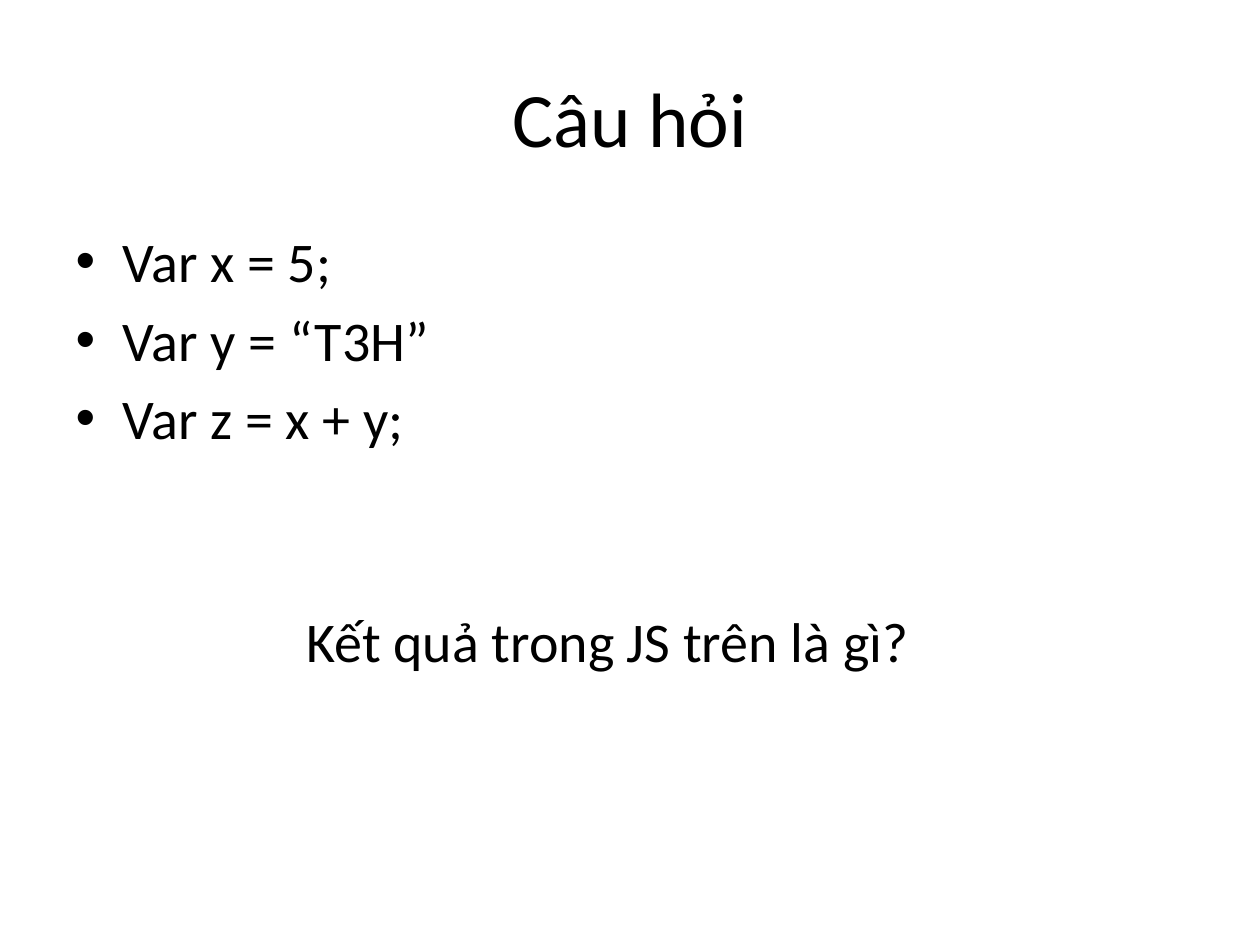
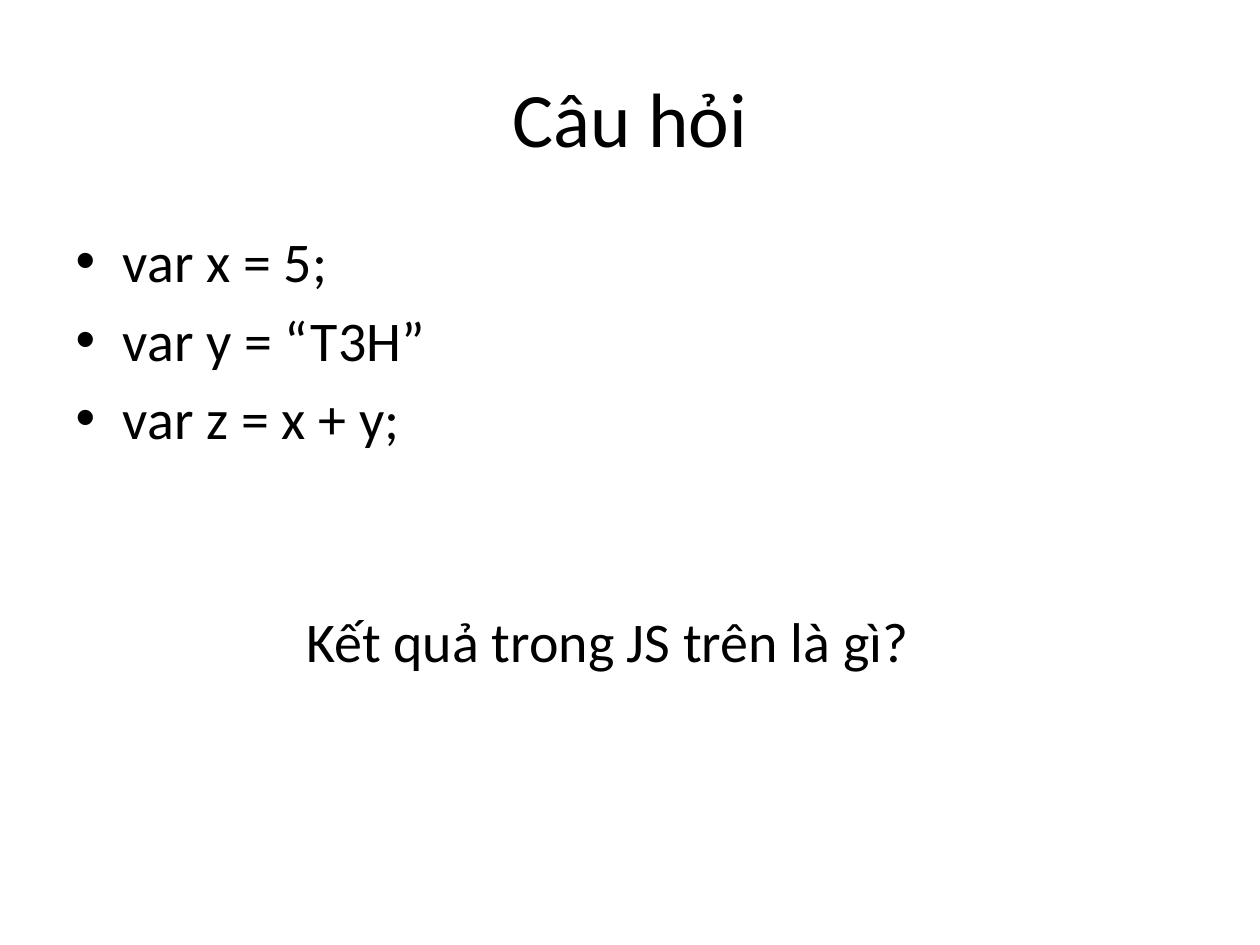
Before and after one commit to phithanh97cs/T3H, a slide deck: slide 10 of 1. Front-end/3. JavaScipt - JS/3.2 Lập trình cơ bản với JS.pptx. Drawn at 1260x945 pixels with LibreOffice and Linux fonts; fonts in the diff are those of the drawing. Boxes give left, top, right and bottom in pixels: in the first picture for what was removed or moved away, otherwise in the second. Text is boxed around its words. In the diff, an @@ line names an element or a change of style, - is before the commit and + after.

```diff
--- a/1. Front-end/3. JavaScipt - JS/3.2 Lập trình cơ bản với JS.pptx
+++ b/1. Front-end/3. JavaScipt - JS/3.2 Lập trình cơ bản với JS.pptx
@@ text at [123, 246, 425, 448]: text changed @@
-• Var x = 5;
-• Var y = “T3H”
-• Var z = x + y;
+• var x = 5;
+• var y = “T3H”
+• var z = x + y;
```
Also in this commit, not shown: 5 other slides changed.
